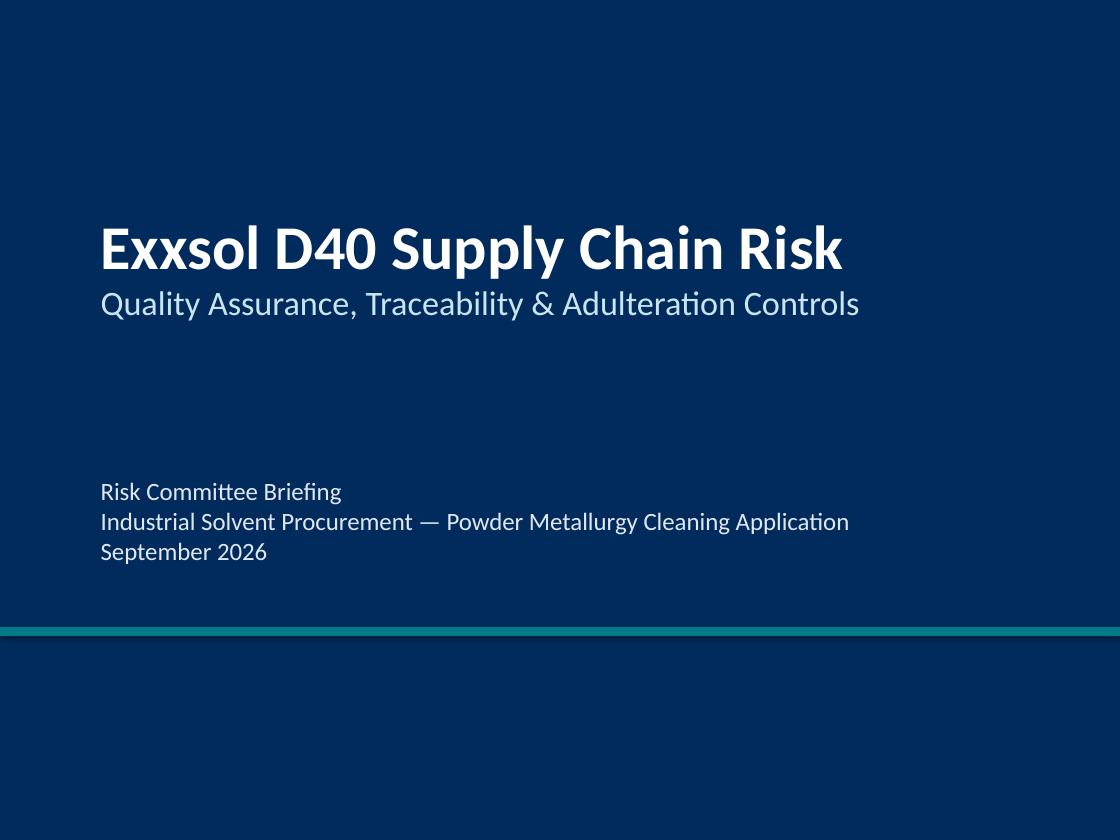
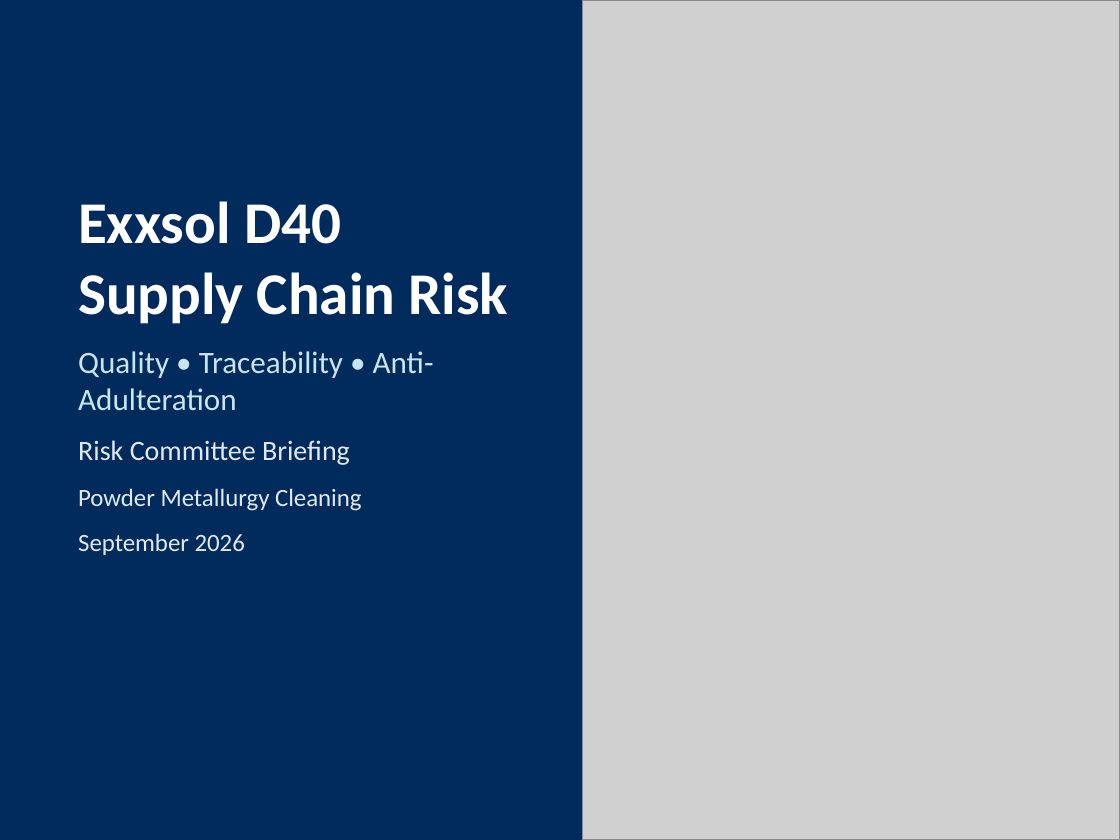
Before and after one commit to rockyforever8-sys/Machine-Learning-Project, a slide deck: slide 1 of presentations/Exxsol_D40_Supply_Chain_Risk_Committee.pptx. Drawn at 1120x840 pixels with LibreOffice and Linux fonts; fonts in the diff are those of the drawing; grey boxes stand for pictures. Boxes give left, top, right and bottom in pixels: in the first picture for what was removed or moved away, otherwise in the second. Text is boxed around its words. In the diff, an @@ line names an element or a change of style, - is before the commit and + after.

```diff
--- a/presentations/Exxsol_D40_Supply_Chain_Risk_Committee.pptx
+++ b/presentations/Exxsol_D40_Supply_Chain_Risk_Committee.pptx
@@ picture added at <box>582,0,1120,840</box> @@
@@ text "Exxsol D40 Supply Chain Risk": place and size @@
-text "Exxsol D40 Supply Chain Risk" at <box>101,225,860,321</box>
+text "Exxsol D40 Supply Chain Risk" at <box>78,201,509,555</box>
@@ text at <box>78,201,509,324</box>: size 40 to 38 pt in "Exxsol D40 Supply Chain Risk"; more space between paragraphs @@
@@ text at <box>78,351,434,555</box>: text changed; size 22 to 20 pt; text colour #CBE5F0 to #E2E8F0 @@
-Quality Assurance, Traceability & Adulteration Controls
+Quality • Traceability • Anti-Adulteration
+Risk Committee Briefing
+Powder Metallurgy Cleaning
+September 2026
@@ text removed at <box>101,482,850,564</box> @@
-Risk Committee Briefing
-Industrial Solvent Procurement — Powder Metallurgy Cleaning Application
-September 2026
@@ rectangle removed at <box>0,627,1120,636</box> @@
```
Also in this commit, not shown: 16 other slides changed, 2 slides added, 2 slides removed, 21 other files.
